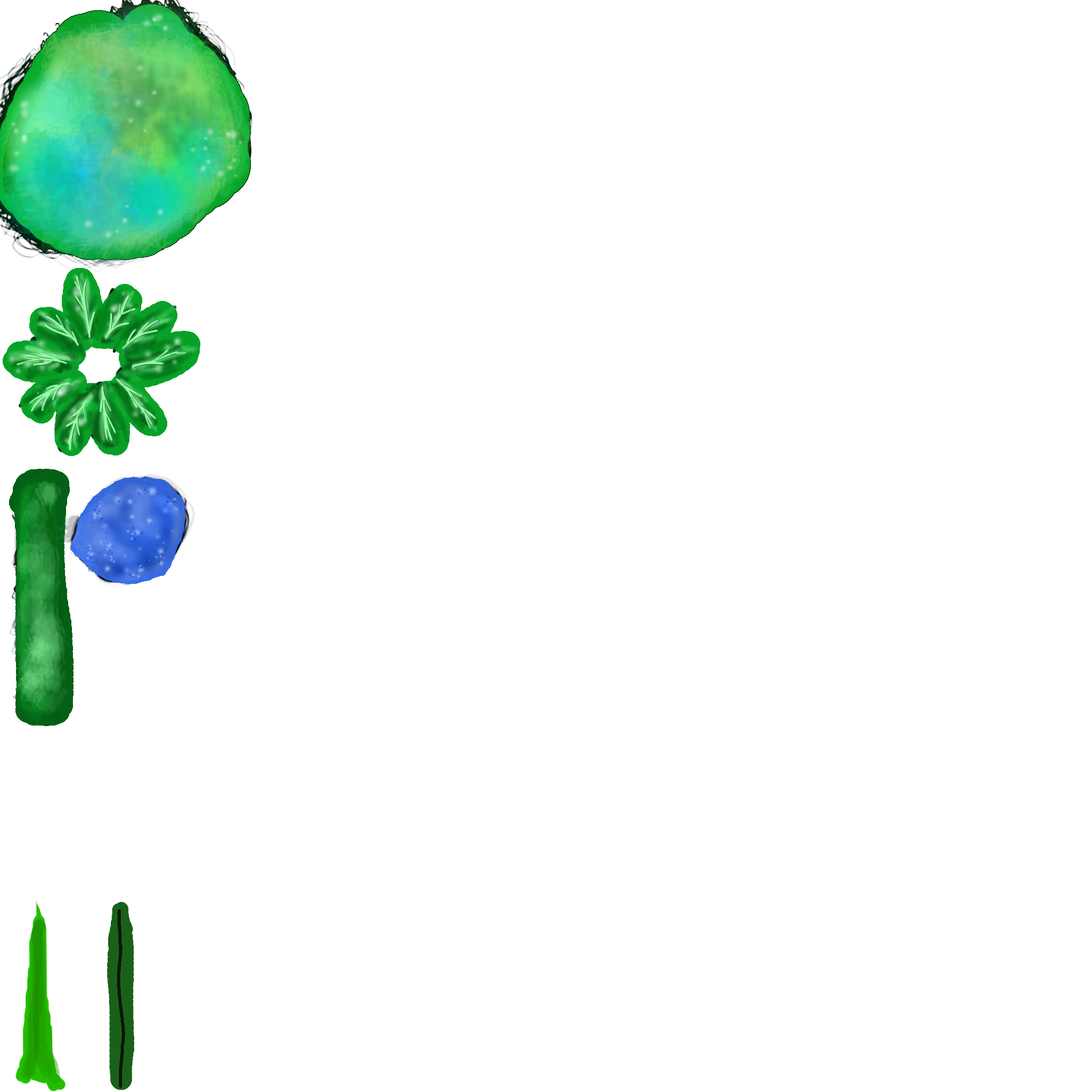
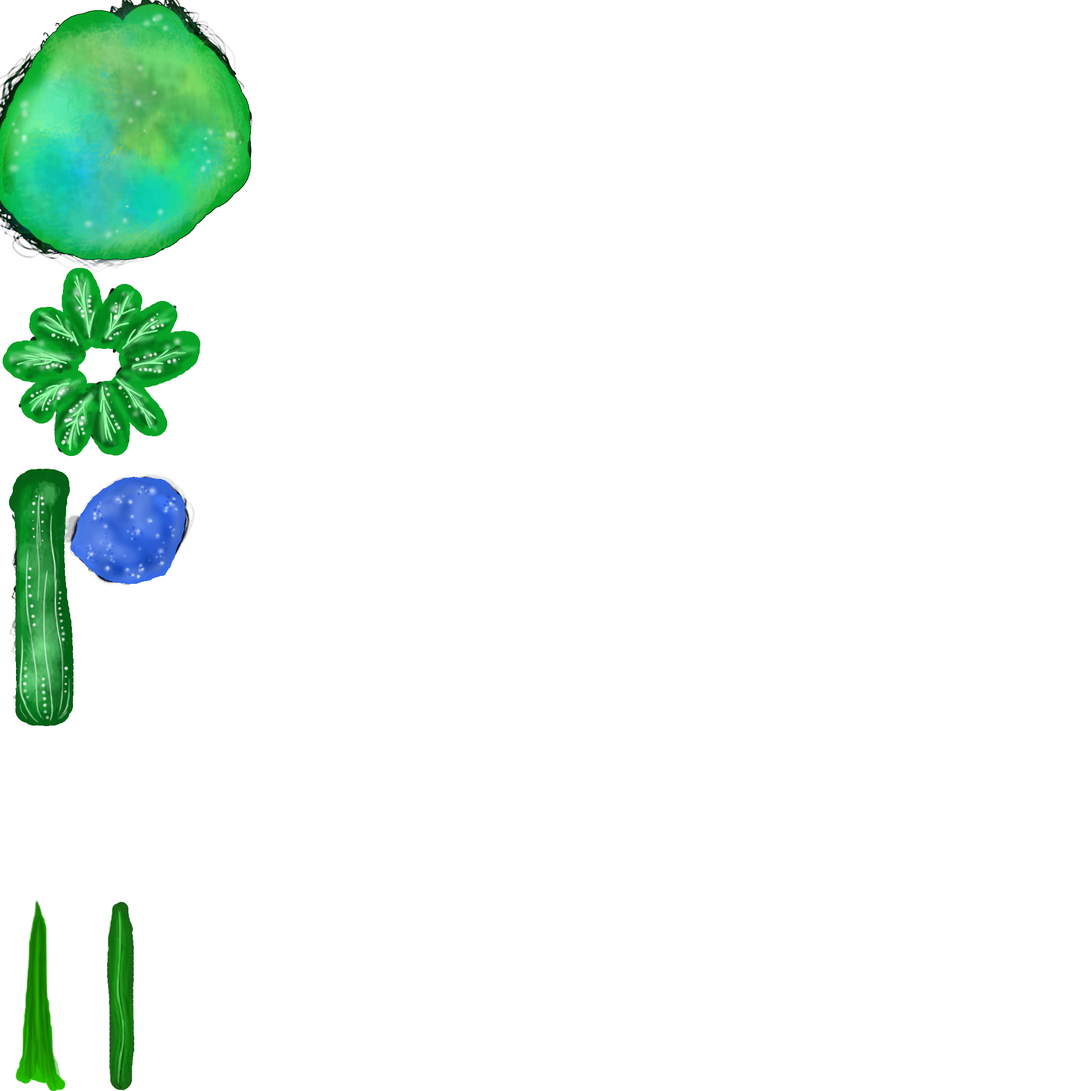
Comparing the layer stacks of the two 1091px x 1091px images. Changes:
painted on "Vrstva 2" over <box>18,292,181,1091</box>
